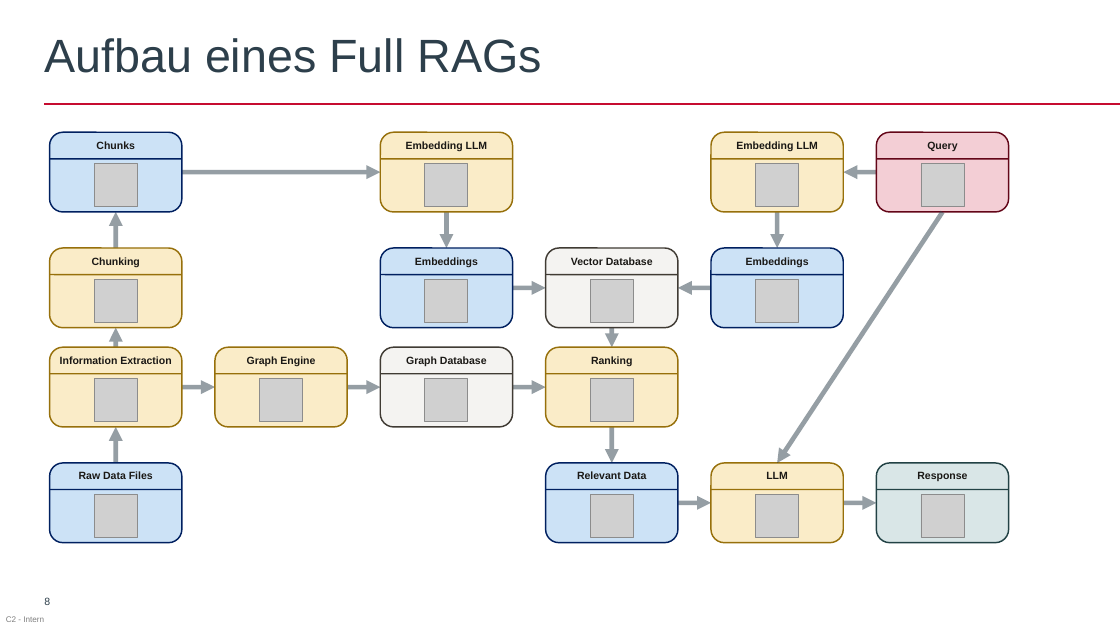
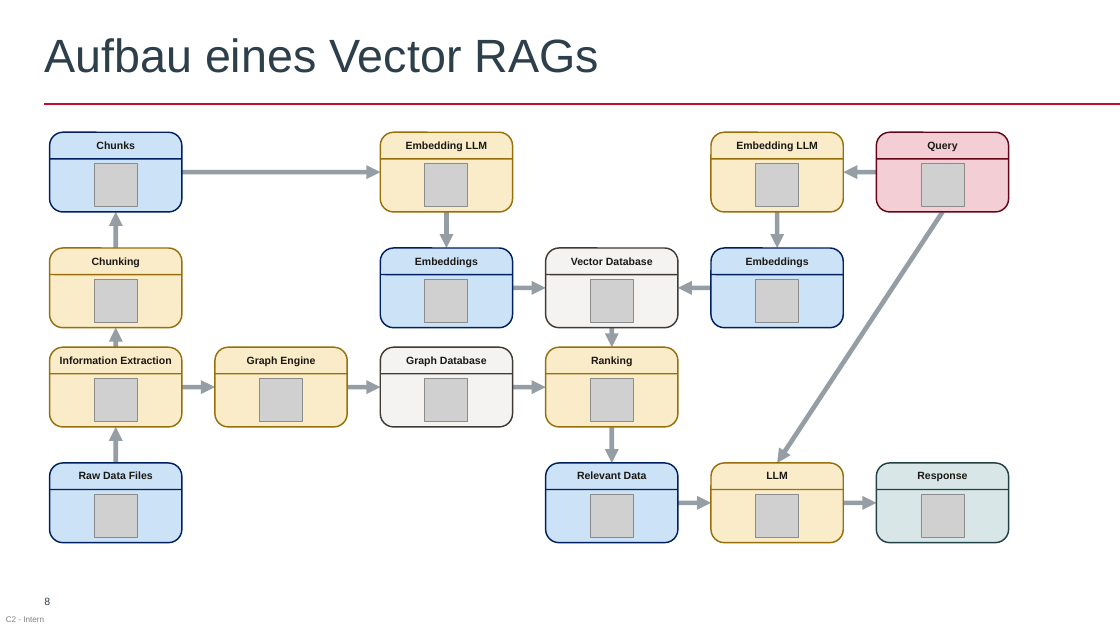
Before and after one commit to AkrosAG/RAG-Workshop, a slide deck: slide 8 of RAG_Workshop.pptx. Drawn at 1120x630 pixels with LibreOffice and Linux fonts; fonts in the diff are those of the drawing; grey boxes stand for pictures; background and template pictures are left out. Boxes give left, top, right and bottom in pixels: in the first picture for what was removed or moved away, otherwise in the second. Text is boxed around its words. In the diff, an @@ line names an element or a change of style, - is before the commit and + after.

```diff
--- a/RAG_Workshop.pptx
+++ b/RAG_Workshop.pptx
@@ title at box(44, 38, 599, 73): text changed @@
-Aufbau eines Full RAGs
+Aufbau eines Vector RAGs
```
Also in this commit, not shown: 14 other slides changed, 1 slide added.
